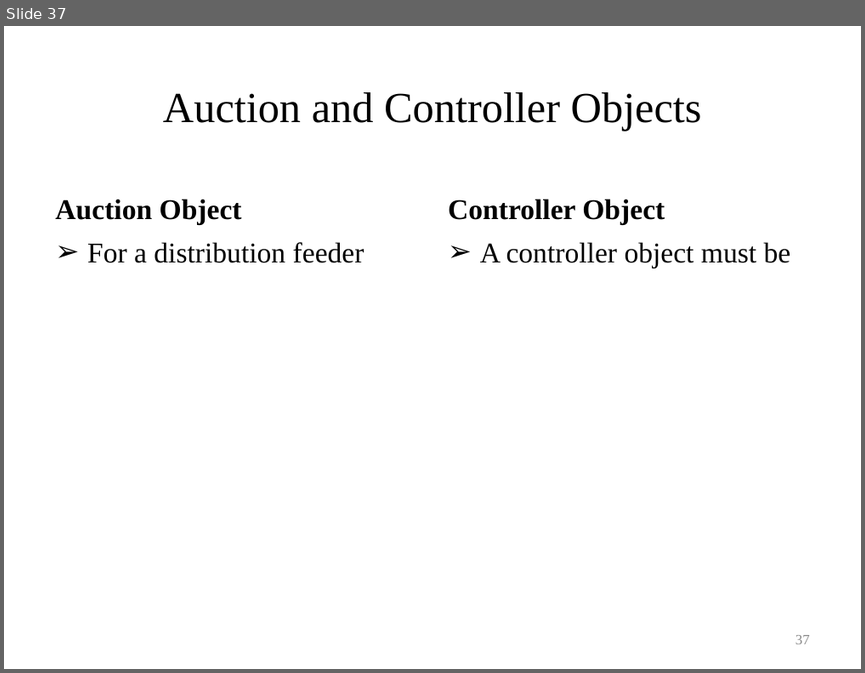
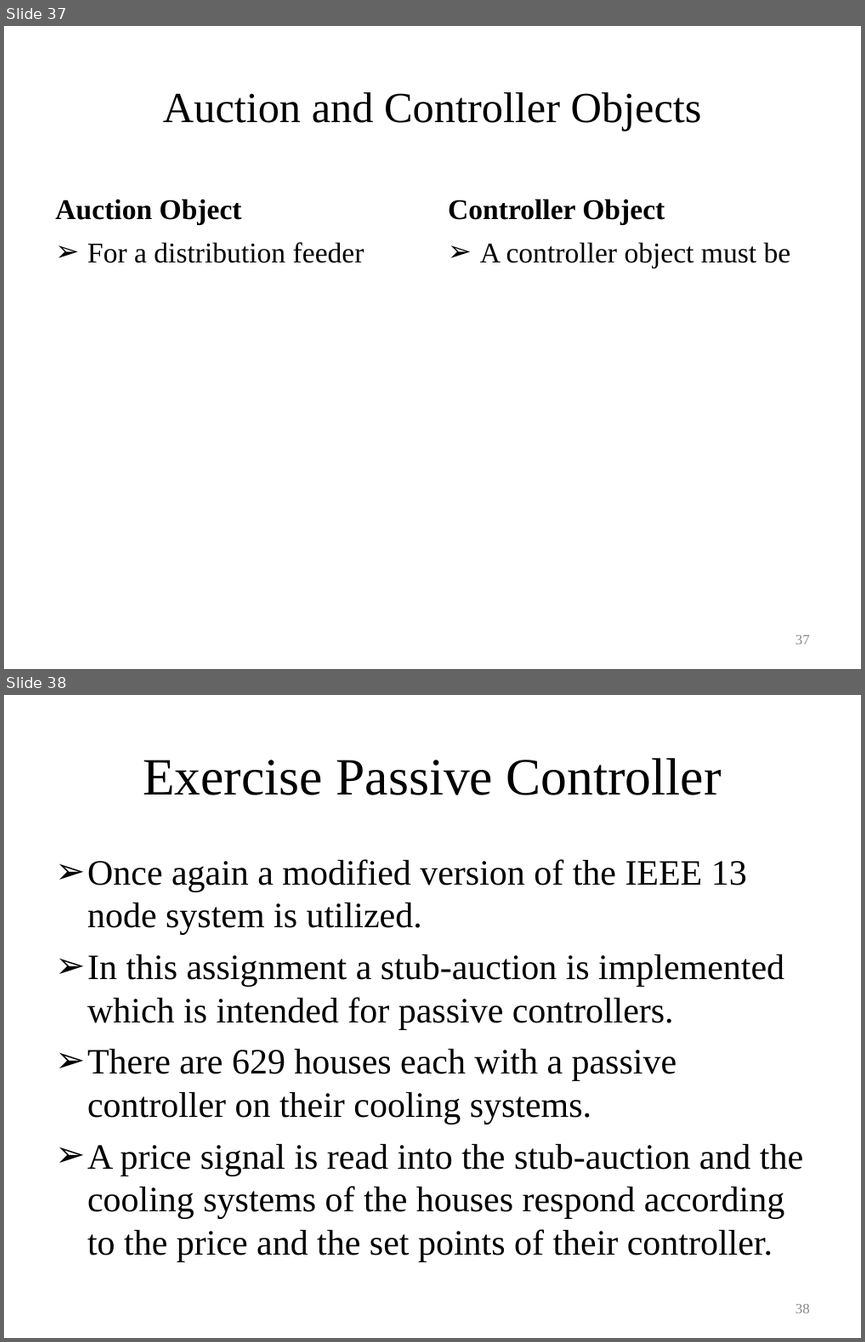
Before and after one commit to gridlab-d/course, a slide deck: Distribution Analysis Course/3.0 - Demand Responce.ppt. Shown one above the other, each under a label of ours: slide 37 before the commit, slides 37 and 38 after it. The pictures are 865x673 and 865x1342 pixels, drawn with LibreOffice and Linux fonts; fonts in the diff are those of the drawing. Boxes give left, top, right and bottom in pixels: in the first picture for what was removed or moved away, otherwise in the second. Text is boxed around its words. In the diff, an @@ line names an element or a change of style, - is before the commit and + after.

```diff
--- a/Distribution Analysis Course/3.0 - Demand Responce.ppt
+++ b/Distribution Analysis Course/3.0 - Demand Responce.ppt
@@ slide 38 added at box(4, 695, 861, 1338), background #FFFFFF @@
@@ title added at box(143, 758, 721, 795), 44 pt, text #000000 @@
+Exercise Passive Controller
@@ text added at box(87, 859, 803, 1261), 30 pt, text #000000 @@
+➢ Once again a modified version of the IEEE 13 node system is utilized.
+➢ In this assignment a stub-auction is implemented which is intended for passive controllers.
+➢ There are 629 houses each with a passive controller on their cooling systems.
+➢ A price signal is read into the stub-auction and the cooling systems of the houses respond according to the price and the set points of their controller.
@@ page number added at box(795, 1304, 810, 1313), 12 pt, text #898989 @@
+38
```
Also in this commit, not shown: 1 other slide added, 1 other file.
